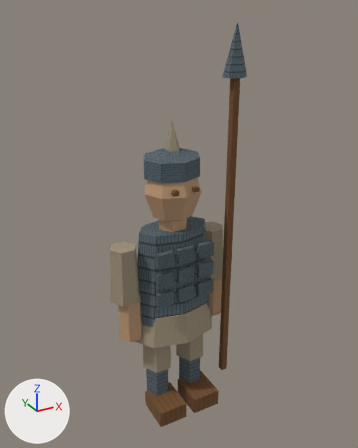
One commit to the glTF model app/src/main/assets/3d/field/unit-SPEAR-lod0.glb: the scene before it, then after it.
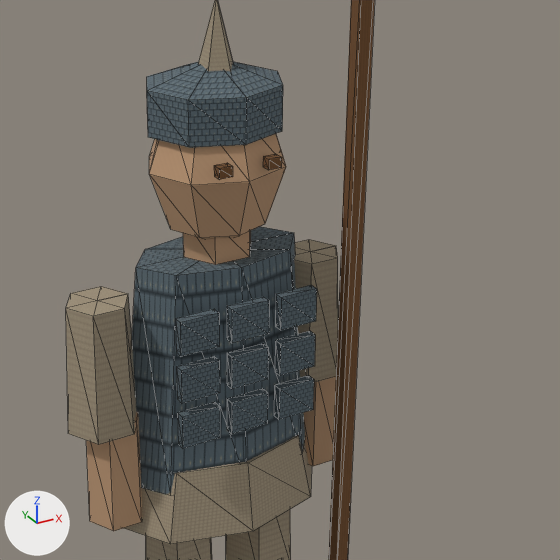
There are two pictures of each version: one whole from a 50 mm lens placed at (-0.298, -0.56, 0.581), pointed at (0.008, -0.002, 0.302), one close up on the part from 23% to 88% of the width and 27% to 79% of the height. Every picture has the same lights, and +X, +Y and +Z are marked at lower left. The older version's two pictures come first. The close-ups show mesh edges as thin lines. Vertices at exactly the same position are counted once.
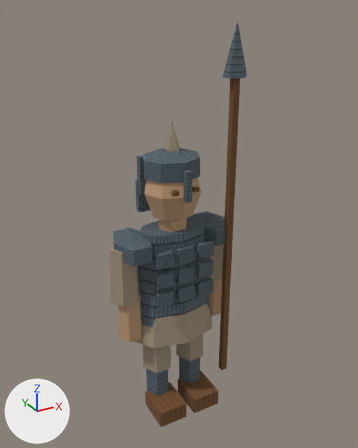
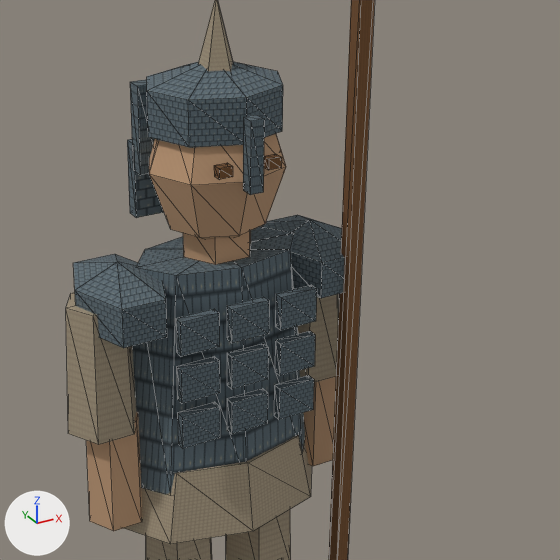
What changed in the scene script:
```text
Change me_mesh_0:
    used by ob_mesh_0; location = (0.0, 0.0, 0.0)
    remove me_mesh_0.from_pydata(...)  # 371 vertices, 472 faces; spans x -0.098..0.088, y -0.054..0.044, z 0.0..0.565
    add me_mesh_0.from_pydata(...)  # 451 vertices, 576 faces; spans x -0.098..0.089, y -0.054..0.044, z 0.0..0.565
    me_mesh_0 part 1: the loose piece of 8 vertices spanning x -0.02..-0.012, y -0.04..-0.034, z 0.36..0.366 is copied, and the copy is scaled about its middle by (1.5, 1.67, 8.67), then moved by (-0.015, 0.065, 0.008); it spans x -0.037..-0.025, y 0.023..0.033, z 0.345..0.397
    me_mesh_0 part 2: the loose piece of 8 vertices spanning x 0.01..0.018, y -0.04..-0.034, z 0.36..0.366 is copied, and the copy is scaled about its middle by (1, 1.33, 6.83), then moved by (-0.014, -0.004, 0.007); it spans x -0.004..0.004, y -0.045..-0.037, z 0.35..0.391
    me_mesh_0 part 3: the loose piece of 8 vertices spanning x 0.01..0.018, y -0.04..-0.034, z 0.36..0.366 is copied, and the copy is scaled about its middle by (9.25, 1.5, 7.5), then moved by (-0.014, 0.072, -0.024); it spans x -0.037..0.037, y 0.031..0.04, z 0.316..0.361
    me_mesh_0 part 4: a new loose piece of 24 vertices spanning x -0.089..-0.037, y -0.034..0.034, z 0.26..0.306, in mat_material_0
    me_mesh_0 part 5: a new loose piece of 24 vertices spanning x 0.037..0.089, y -0.034..0.034, z 0.26..0.306, in mat_material_0
    other edits to the shape of me_mesh_0 do not show in these pictures
```

Changed parts and their boxes [x1, y1, x2, y2] in the close-ups (560 x 560 px):
part 1 of me_mesh_0, added: after [130, 79, 155, 175]
part 2 of me_mesh_0, added: after [243, 115, 264, 195]
part 3 of me_mesh_0, added: after [127, 139, 164, 218]
part 4 of me_mesh_0, added: after [73, 254, 167, 348]
part 5 of me_mesh_0, added: after [262, 215, 345, 298]
